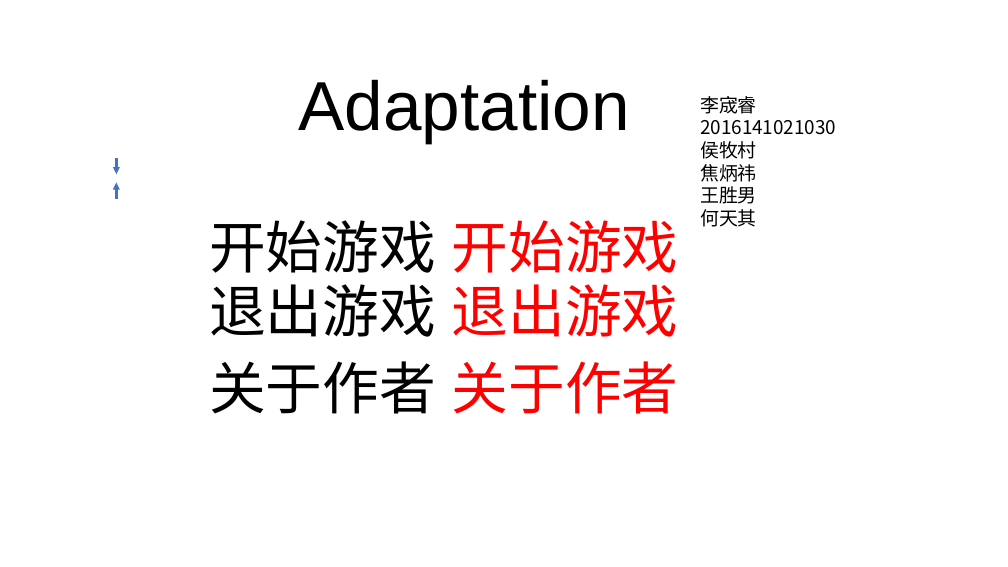
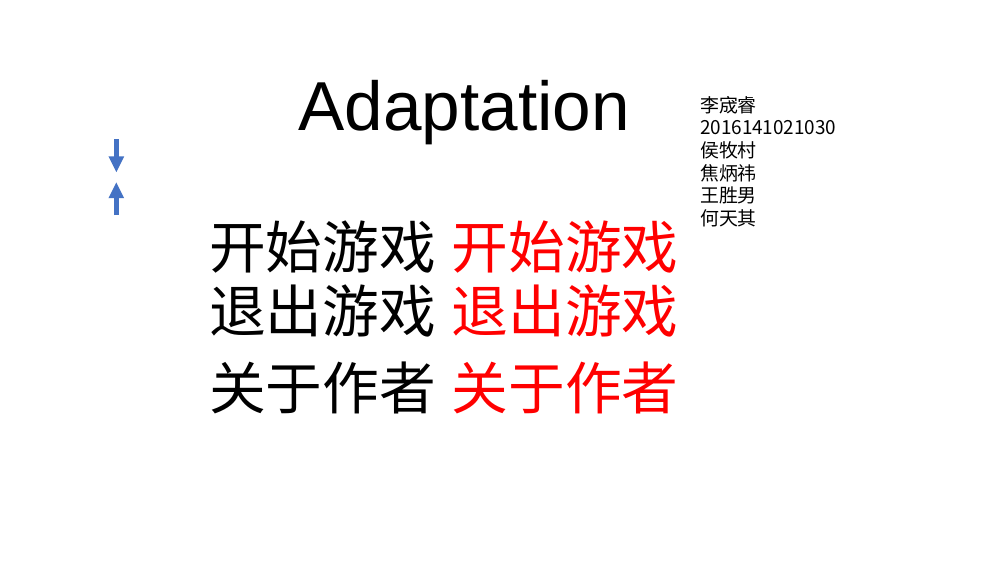
Before and after one commit to JerryALee/Adaptation, a slide deck: slide 1 of images/图标.pptx. Drawn at 1008x567 pixels with LibreOffice and Linux fonts; fonts in the diff are those of the drawing. Boxes give left, top, right and bottom in pixels: in the first picture for what was removed or moved away, otherwise in the second. Text is boxed around its words. In the diff, an @@ line names an element or a change of style, - is before the commit and + after.

```diff
--- a/images/图标.pptx
+++ b/images/图标.pptx
@@ arrow moved from (116, 158) - (116, 174) to (116, 139) - (116, 172) @@
@@ arrow (116, 139) - (116, 172): stroke #4472C4 2.25 pt to #4472C4 5 pt @@
@@ arrow moved from (116, 199) - (116, 182) to (116, 216) - (116, 182) @@
@@ arrow (116, 216) - (116, 182): stroke #4472C4 2.25 pt to #4472C4 5 pt @@
```
Also in this commit, not shown: 5 other files.
